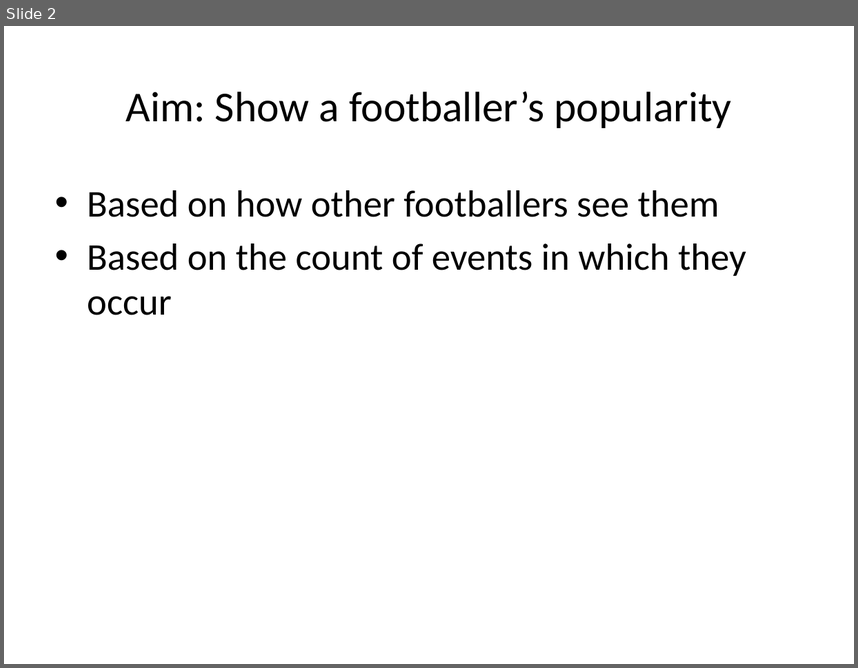
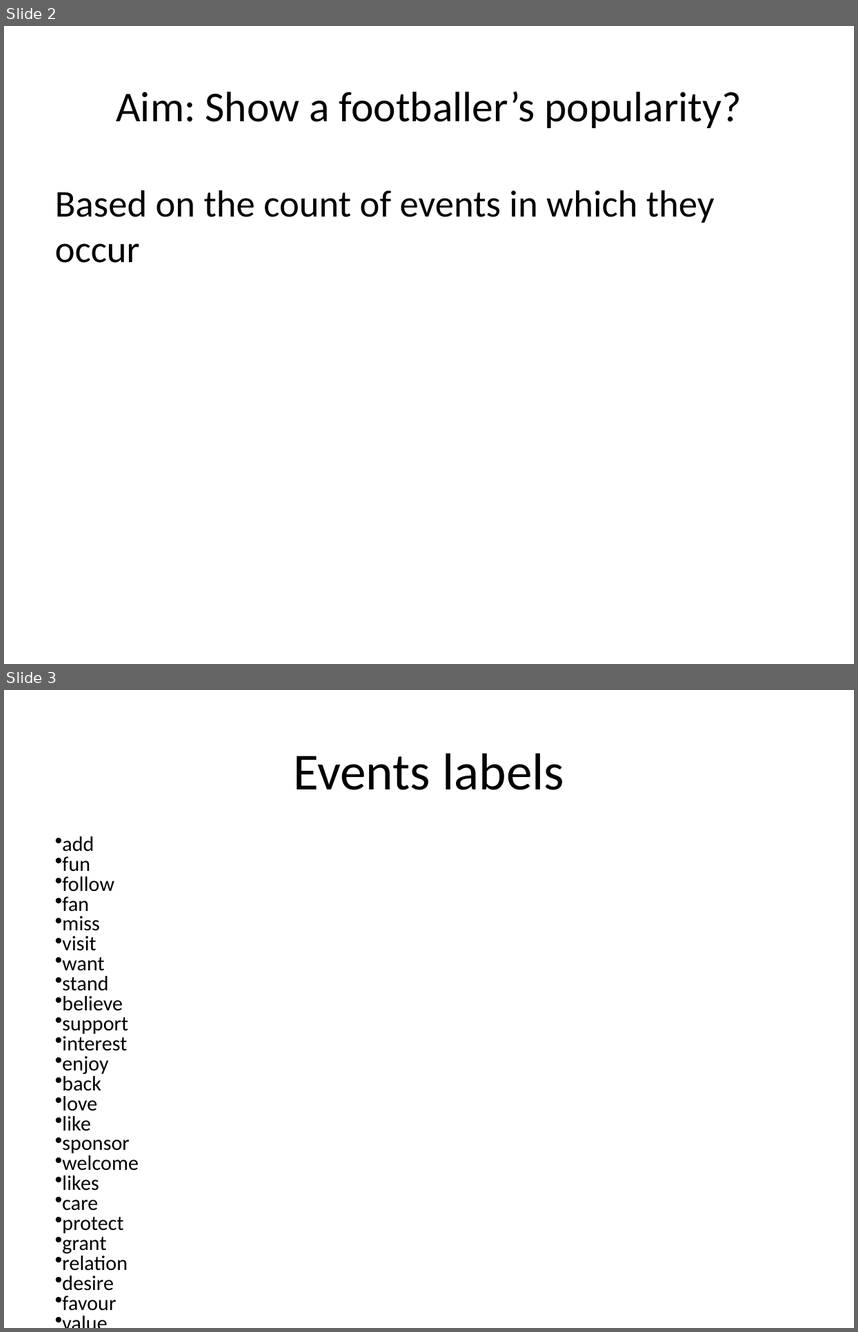
Before and after one commit to basilesimon/scraperwiki-hackday, a slide deck: mof.pptx. Shown one above the other, each under a label of ours: slide 2 before the commit, slides 2 and 3 after it. The pictures are 858x668 and 858x1332 pixels, drawn with LibreOffice and Linux fonts; fonts in the diff are those of the drawing. Boxes give left, top, right and bottom in pixels: in the first picture for what was removed or moved away, otherwise in the second. Text is boxed around its words. In the diff, an @@ line names an element or a change of style, - is before the commit and + after.

```diff
--- a/mof.pptx
+++ b/mof.pptx
@@ slide 3 added at bbox=[4, 690, 854, 1328], background #FFFFFF @@
@@ title added at bbox=[293, 753, 564, 790], 44 pt, text #000000 @@
+Events labels
@@ text added at bbox=[62, 836, 139, 1310], 17.6 pt, text #000000 @@
+• add
+• fun
+• follow
+• fan
+• miss
+• visit
+• want
+• stand
+• believe
+• support
+• interest
+• enjoy
+• back
+• love
+• like
+• sponsor
+• welcome
+• likes
+• care
+• protect
+• grant
+• relation
+• desire
+• favour
+• value
+• thanks
+• cheer
@@ slide 2 changed as well @@
@@ title at bbox=[116, 92, 742, 128]: text changed @@
-Aim: Show a footballer’s popularity
+Aim: Show a footballer’s popularity?
@@ text "Based on the count of ..." at bbox=[55, 190, 715, 263]: bullet • to none @@
@@ text at bbox=[87, 190, 720, 217]: paragraph removed @@
-• Based on how other footballers see them
```
Also in this commit, not shown: 1 other slide changed.
